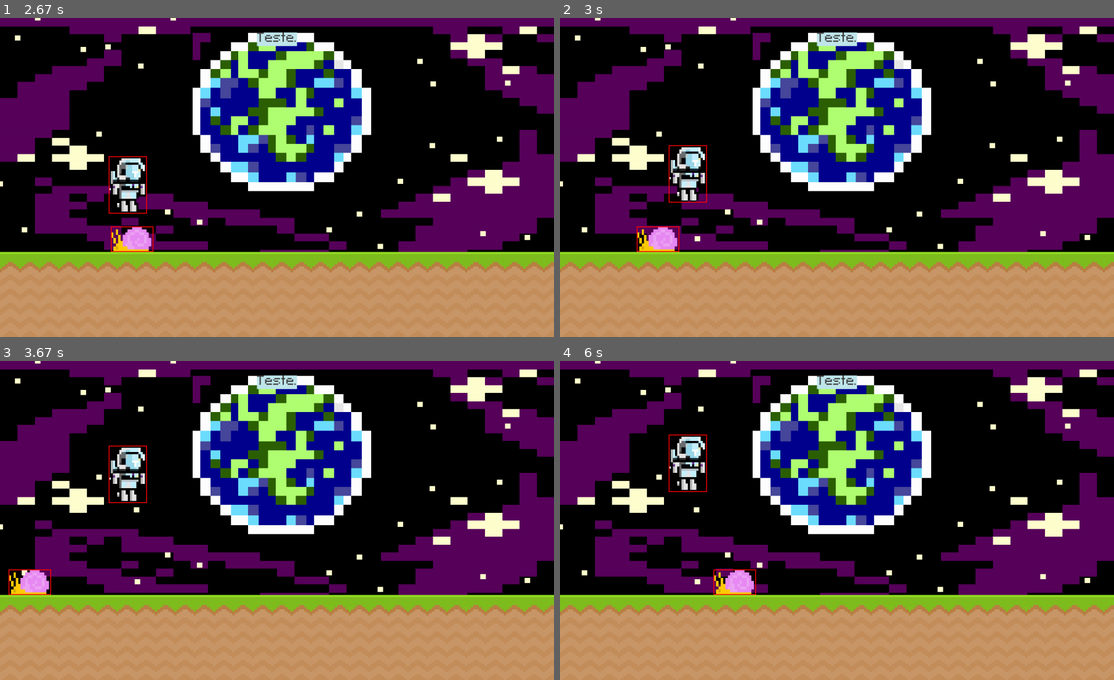
Above: before the commit, frames 1-4 (two rows, left to right).
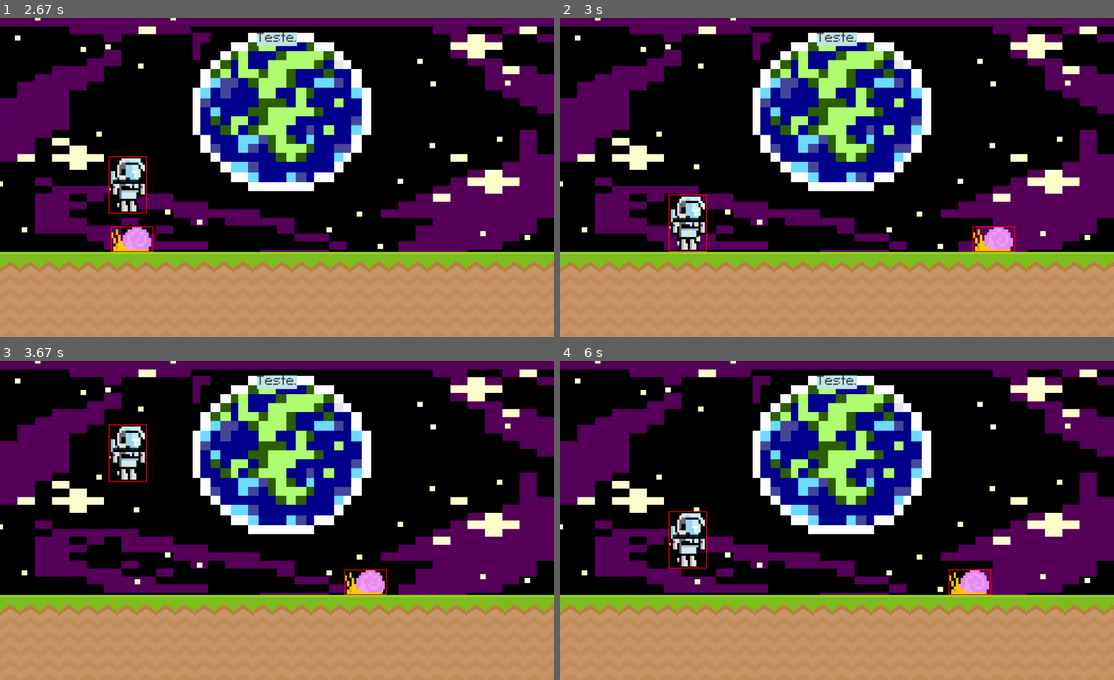
Above: after the commit, the same moments.

Repository: Guiabg/Pygame
Game: pygame game, started from Pygame-main/Game/sambanalua.py
Two runs of this game, one before a commit and one after it. Both use one fixed random seed, a clock stepped at 60 frames per second and the inputs below.
Inputs (mouse positions are in pixels of both pictures, inside the frame that each line leads up to):
- Up to frame 1 (2.67 s): press the mouse at (127, 222) at 0.37 s; move the mouse to (188, 155) at 0.47 s; release the mouse at (254, 91) at 0.6 s; tap Space at 1.67, 2.57 s
- Up to frame 2 (3 s): tap Space at 2.87 s
- Up to frame 3 (3.67 s): press the mouse at (127, 565) at 3.03 s; move the mouse to (127, 536) at 3.13 s; release the mouse at (127, 504) at 3.27 s
- Up to frame 4 (6 s): tap Space at 3.9, 4.2, 5.63, 5.93 s

Frame 1 is identical in both runs. In frame 2, 2.5% of the frame differs, in the area x 13-83%, y 39-74%; in frame 3, 2.1%; in frame 4, 2.6%, in the area x 19-78%, y 22-74%.

Commit message:
condições IF adicionadas para melhor separação de estados de jogo e tela de game over

Diff:
--- a/Pygame-main/Game/sambanalua.py
+++ b/Pygame-main/Game/sambanalua.py
@@ -8,6 +8,7 @@
 pygame.display.set_caption('Samba na Lua')
 clock = pygame.time.Clock()
 fonte_teste = pygame.font.Font('Pygame-main\\font\\Pixeltype.ttf', 50)
+jogo_ativo = True
 
 
 #Imagens e textos usados
@@ -40,42 +41,55 @@
         if event.type == pygame.QUIT:
             pygame.quit()
             exit()
-        if event.type == pygame.MOUSEBUTTONDOWN:
-            if astro_rect.collidepoint(event.pos) and astro_rect.bottom >=550:
-                astro_grav = -17
-        '''if event.type == pygame.MOUSEBUTTONDOWN:
-            print('Mouse down')
-        if event.type == pygame.MOUSEBUTTONUP:
-            print('Mouse up')'''
-        #Controles
-        if event.type == pygame.KEYDOWN:
-            if event.key == pygame.K_SPACE and astro_rect.bottom >=550:
-                astro_grav = -17
+        if jogo_ativo:
+            if event.type == pygame.MOUSEBUTTONDOWN:
+                if astro_rect.collidepoint(event.pos) and astro_rect.bottom >=550:
+                    astro_grav = -17
+            '''if event.type == pygame.MOUSEBUTTONDOWN:
+                print('Mouse down')
+            if event.type == pygame.MOUSEBUTTONUP:
+                print('Mouse up')'''
+            #Controles
+            if event.type == pygame.KEYDOWN:
+                if event.key == pygame.K_SPACE and astro_rect.bottom >=550:
+                    astro_grav = -17
+        else:
+            if event.type == pygame.KEYDOWN and event.key == pygame.K_SPACE:
+                jogo_ativo = True
+                snail_rect.left = 1000
+    if jogo_ativo:
 
-    #Camadas
-    screen.blit(space_big,(0,0))
-    screen.blit(ground_big,(0,550))
-    pygame.draw.rect(screen, '#c0e8ec', score_rect)
-    pygame.draw.rect(screen, '#c0e8ec', score_rect,10)
-    #pygame.draw.ellipse(screen, 'Brown', pygame.Rect(50,200,100,100)) - Para criar círculos ou elípses.
-    #pygame.draw.line(screen, 'Gold', (0,0), pygame.mouse.get_pos(), 10) - para uma linha apontar para a posição do mouse
+        #Camadas
+        screen.blit(space_big,(0,0))
+        screen.blit(ground_big,(0,550))
+        pygame.draw.rect(screen, '#c0e8ec', score_rect)
+        pygame.draw.rect(screen, '#c0e8ec', score_rect,10)
+        #pygame.draw.ellipse(screen, 'Brown', pygame.Rect(50,200,100,100)) - Para criar círculos ou elípses.
+        #pygame.draw.line(screen, 'Gold', (0,0), pygame.mouse.get_pos(), 10) - para uma linha apontar para a posição do mouse
 
-    screen.blit(text_score_surf,(score_rect))
-    """snail_x_pos-=4
-    if snail_x_pos <-100: snail_x_pos = 800"""
-    snail_rect.x -= 4
-    if snail_rect.right <=0: snail_rect.left = 800
+        screen.blit(text_score_surf,(score_rect))
+        """snail_x_pos-=4
+        if snail_x_pos <-100: snail_x_pos = 800"""
+        snail_rect.x -= 4
+        if snail_rect.right <=0: snail_rect.left = 800
 
-    screen.blit(snail_big,snail_rect)
-    # print(player_rectangle.left) para ver a posição da linha de certo lado do retângulo.
-    # player_rectangle.left +=1 irá mover o personagem para a esquerda da tela.
+        screen.blit(snail_big,snail_rect)
+        # print(player_rectangle.left) para ver a posição da linha de certo lado do retângulo.
+        # player_rectangle.left +=1 irá mover o personagem para a esquerda da tela.
 
-    #Astronauta
-    astro_grav +=0.5
-    astro_rect.y += astro_grav
-    if astro_rect.bottom >=550:
-        astro_rect.bottom = 550
-    screen.blit(astro_big, astro_rect)
+        #Astronauta
+        astro_grav +=0.5
+        astro_rect.y += astro_grav
+        if astro_rect.bottom >=550:
+            astro_rect.bottom = 550
+        screen.blit(astro_big, astro_rect)
+        if snail_rect.colliderect(astro_rect):
+            jogo_ativo = False
+
+    #Menu
+    else:
+        screen.fill('Yellow')
+
 
     #Teste de colisão
     # print(player_rectangle.colliderect(snail_rectangle)) para checar colisão entre dois objetos.
